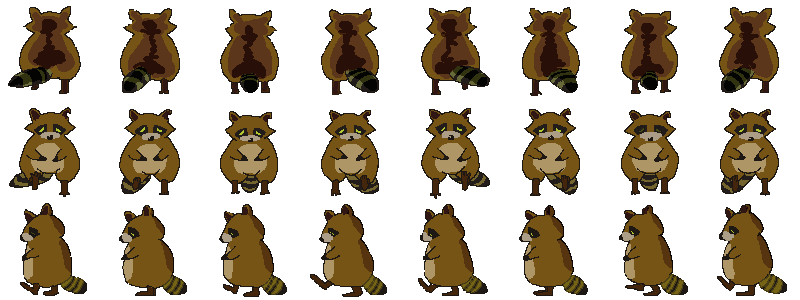
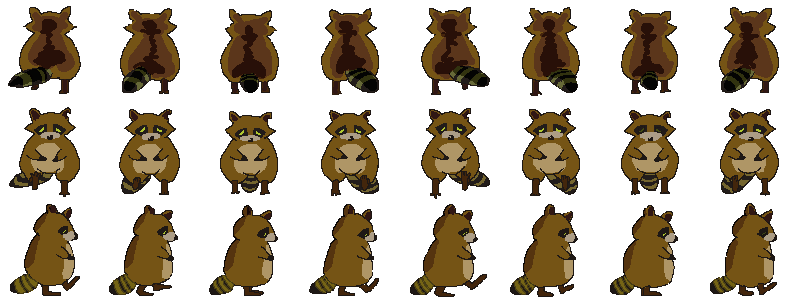
Layer changes from the first 800x300 image to the second:
painted on "Layer 18" over [10, 203, 787, 297]
